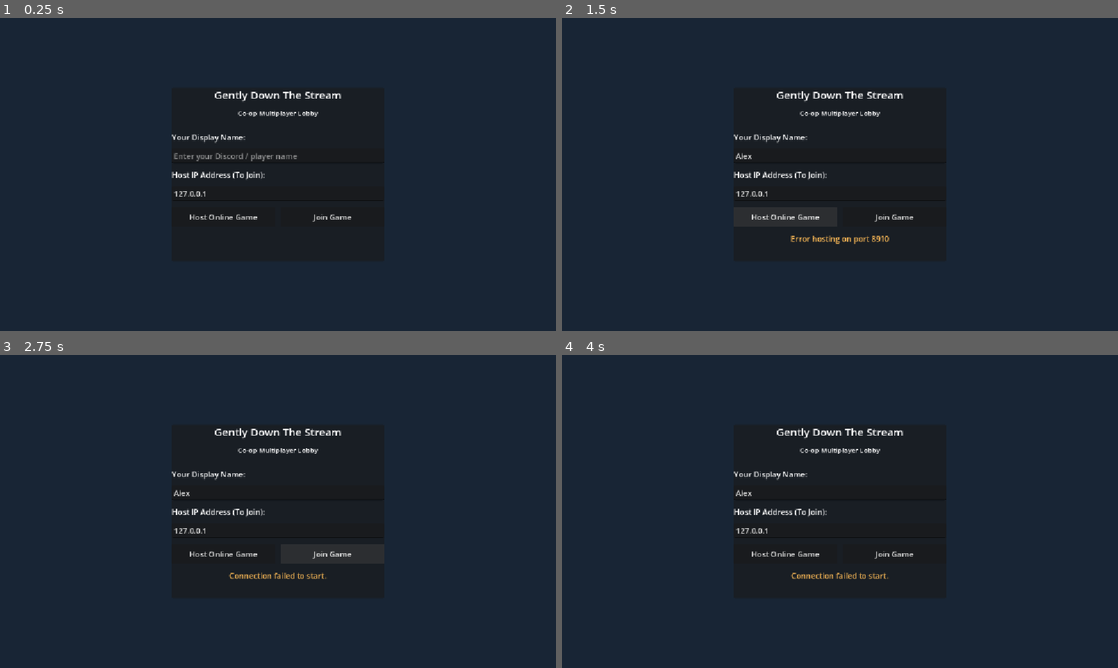
Above: before the commit, frames 1-4 (two rows, left to right).
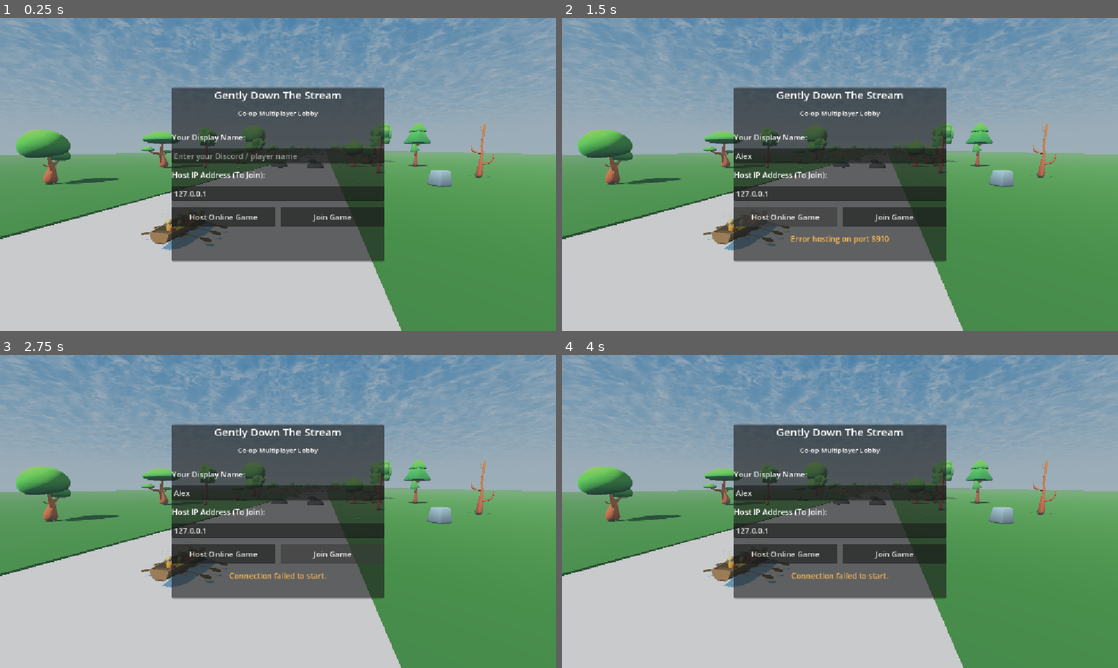
Above: after the commit, the same moments.

Repository: Calpringles/StrathPlay-StrathHack26-team-6
Game: Godot game, scene res://networking/Lobby.tscn
The game is run twice, just before and just after one commit, with the same random seed, the same clock (stepped at 60 frames per second) and the same inputs.
Inputs (mouse positions are in pixels of both pictures, inside the frame that each line leads up to):
- Up to frame 1 (0.25 s): no input
- Up to frame 2 (1.5 s): click (840, 155) at 0.52 s; type "Alex" at 0.6 s; click "Host Online Game" at 1.25 s
- Up to frame 3 (2.75 s): click "Join Game" at 2 s
- Up to frame 4 (4 s): move the mouse to (962, 495) at 2.77 s; click (962, 495) at 2.85 s; drag from (728, 527) to (812, 574) at 3.52 s

The runs differ from the first frame. In frame 1, 97% of the frame differs, in the area x 0-100%, y 0-100%; in frame 2, 97%; in frame 3, 97%; in frame 4, 97%.

Commit message:
fixed damage, added background to intro screen
updated dashboard background, changed damage system to slow down rate

Diff:
--- a/gently-down-the-stream/boat.gd
+++ b/gently-down-the-stream/boat.gd
@@ -410,7 +410,7 @@
 					CharacterCustomizer.apply_to_rower(rowers[s_idx], nm.local_customization)
 
 			if s_idx == local_seat:
-				seat_labels[s_idx].text = "%s\n[YOU - Click to Row]" % SEAT_NAMES[s_idx]
+				seat_labels[s_idx].text = "%s\n[YOU - Space / Click to Row]" % SEAT_NAMES[s_idx]
 				seat_labels[s_idx].modulate = Color(0.4, 1.0, 0.5)
 			else:
 				seat_labels[s_idx].text = "%s\n[Press %d to Row]" % [SEAT_NAMES[s_idx], s_idx + 1]
@@ -439,7 +439,7 @@
 	_update_visuals(delta)
 
 func _handle_local_input() -> void:
-	# Primary row action (Left click or assigned "row" action)
+	# Primary row action (Space or left click)
 	if Input.is_action_just_pressed("row"):
 		_request_stroke(local_seat, false)
 
--- a/gently-down-the-stream/networking/Lobby.gd
+++ b/gently-down-the-stream/networking/Lobby.gd
@@ -19,6 +19,7 @@
 @onready var copy_ip_button: Button = $CenterContainer/RoomPanel/MainHBox/LeftVBox/IPInfoBox/CopyIPButton
 @onready var player_list_container: VBoxContainer = $CenterContainer/RoomPanel/MainHBox/LeftVBox/PlayerListScroll/PlayerList
 @onready var start_button: Button = $CenterContainer/RoomPanel/MainHBox/LeftVBox/ControlRow/StartGameButton
+@onready var ready_button: Button = $CenterContainer/RoomPanel/MainHBox/LeftVBox/ControlRow/ReadyButton
 @onready var leave_button: Button = $CenterContainer/RoomPanel/MainHBox/LeftVBox/ControlRow/LeaveRoomButton
 
 @onready var seat_buttons: Array[Button] = [
@@ -74,7 +75,33 @@
 var current_customization: Dictionary = {}
 var preview_rower: Node3D = null
 
+func _setup_river_background() -> void:
+	var container = SubViewportContainer.new()
+	container.name = "RiverBackground"
+	container.set_anchors_and_offsets_preset(Control.PRESET_FULL_RECT)
+	container.stretch = true
+	container.mouse_filter = Control.MOUSE_FILTER_IGNORE
+	add_child(container)
+	move_child(container, 0)
+	var viewport = SubViewport.new()
+	viewport.name = "SceneryViewport"
+	viewport.size = Vector2i(get_viewport_rect().size)
+	viewport.own_world_3d = true
+	viewport.render_target_update_mode = SubViewport.UPDATE_ALWAYS
+	container.add_child(viewport)
+	var scenery = load(TARGET_GAME_SCENE).instantiate()
+	scenery.preview_mode = true
+	scenery.process_mode = Node.PROCESS_MODE_DISABLED
+	# The menu preview never participates in the multiplayer boat session.
+	var synchronizer = scenery.get_node_or_null("Boat/MultiplayerSynchronizer")
+	if synchronizer != null:
+		synchronizer.free()
+	viewport.add_child(scenery)
+	$Background.color = Color(0.025, 0.06, 0.09, 0.22)
+	$Background.mouse_filter = Control.MOUSE_FILTER_IGNORE
+
 func _ready() -> void:
+	_setup_river_background()
 	connect_panel.visible = true
 	room_panel.visible = false
 	connect_status_label.text = ""
@@ -87,6 +114,7 @@
 	host_button.pressed.connect(_on_host_pressed)
 	join_button.pressed.connect(_on_join_pressed)
 	start_button.pressed.connect(_on_start_game_pressed)
+	ready_button.pressed.connect(_on_ready_pressed)
 	leave_button.pressed.connect(_on_leave_pressed)
 	copy_ip_button.pressed.connect(_on_copy_ip_pressed)
 
@@ -254,7 +282,8 @@
 		var is_you = " [YOU]" if peer_id == my_id else ""
 
 		var lbl = Label.new()
-		lbl.text = "• %s%s  -->  %s" % [p_info.get("name", "Unknown"), is_you, seat_str]
+		var ready_status = "HOST" if peer_id == 1 else ("READY" if p_info.get("ready", false) else "NOT READY")
+		lbl.text = "• %s%s  -->  %s [%s]" % [p_info.get("name", "Unknown"), is_you, seat_str, ready_status]
 		player_list_container.add_child(lbl)
 
 	# Update seat buttons
@@ -282,7 +311,19 @@
 
 	# Host controls
 	start_button.visible = is_server
-	start_button.disabled = not is_server or seated_count == 0
+	start_button.disabled = not is_server or not NetworkManager.can_start_game()
+	start_button.text = "Start Game" if not start_button.disabled else "Waiting for crew"
+	ready_button.visible = not is_server
+	var local_info: Dictionary = NetworkManager.players.get(my_id, {})
+	ready_button.disabled = not NetworkManager.is_connection_ready() or local_info.get("seat", -1) < 0
+	ready_button.text = "Unready" if local_info.get("ready", false) else "Ready Up"
+	ready_button.tooltip_text = "Choose an oar first" if ready_button.disabled else "Let the host know you are ready"
+
+func _on_ready_pressed() -> void:
+	if not NetworkManager.is_connection_ready() or multiplayer.is_server():
+		return
+	var local_info: Dictionary = NetworkManager.players.get(multiplayer.get_unique_id(), {})
+	NetworkManager.request_player_ready.rpc_id(1, not local_info.get("ready", false))
 
 func _on_start_game_pressed() -> void:
 	NetworkManager.start_game(TARGET_GAME_SCENE)
--- a/gently-down-the-stream/networking/Lobby.tscn
+++ b/gently-down-the-stream/networking/Lobby.tscn
@@ -199,6 +199,13 @@
 size_flags_horizontal = 3
 text = "Leave Room"
 
+[node name="ReadyButton" type="Button" parent="CenterContainer/RoomPanel/MainHBox/LeftVBox/ControlRow" unique_id=252257894]
+visible = false
+custom_minimum_size = Vector2(0, 40)
+layout_mode = 2
+size_flags_horizontal = 3
+text = "Ready Up"
+
 [node name="StartGameButton" type="Button" parent="CenterContainer/RoomPanel/MainHBox/LeftVBox/ControlRow" unique_id=251958222]
 custom_minimum_size = Vector2(0, 42)
 layout_mode = 2
--- a/gently-down-the-stream/networking/NetworkManager.gd
+++ b/gently-down-the-stream/networking/NetworkManager.gd
@@ -142,7 +142,8 @@
 	players[sender_id] = {
 		"name": player_name,
 		"seat": -1,
-		"customization": custom_data
+		"customization": custom_data,
+		"ready": false
 	}
 	_sync_players_to_clients.rpc(players)
 	player_connected.emit(sender_id, players[sender_id])
@@ -190,13 +191,41 @@
 		if players[id].get("seat", -1) == seat_index and id != sender_id:
 			return # Taken
 	if players.has(sender_id):
+		if players[sender_id].get("seat", -1) != seat_index:
+			players[sender_id]["ready"] = false
 		players[sender_id]["seat"] = seat_index
 		_sync_players_to_clients.rpc(players)
 
 # --- Start Game Scene Sync ---
 
+@rpc("any_peer", "reliable")
+func request_player_ready(is_ready: bool) -> void:
+	if not multiplayer.is_server():
+		return
+	var sender_id = multiplayer.get_remote_sender_id()
+	if sender_id <= 1 or not players.has(sender_id):
+		return
+	if is_ready and players[sender_id].get("seat", -1) < 0:
+		return
+	players[sender_id]["ready"] = is_ready
+	_sync_players_to_clients.rpc(players)
+
+func can_start_game() -> bool:
+	if not players.has(1):
+		return false
+	var has_seated_player = false
+	for id in players:
+		has_seated_player = has_seated_player or players[id].get("seat", -1) >= 0
+		if id != 1 and not players[id].get("ready", false):
+			return false
+	# A connected peer still registering must also block the start.
+	for id in multiplayer.get_peers():
+		if not players.has(id):
+			return false
+	return has_seated_player
+
 func start_game(scene_path: String) -> void:
-	if not multiplayer.is_server():
+	if not multiplayer.is_server() or not can_start_game():
 		return
 	# Ensure every peer has the final names, seats, and customization data
 	# before the river scene is created on each machine.
--- a/gently-down-the-stream/project.godot
+++ b/gently-down-the-stream/project.godot
@@ -28,7 +28,7 @@
 
 row={
 "deadzone": 0.2,
-"events": [null, Object(InputEventMouseButton,"resource …(323 unchanged characters)…
+"events": [Object(InputEventKey,"physical_keycode":32), Object(InputEventMouseButton,"resource …(323 unchanged characters)…
 ]
 }
 
--- a/gently-down-the-stream/river.gd
+++ b/gently-down-the-stream/river.gd
@@ -6,6 +6,7 @@
 const RIVER_LENGTH: float = 1000.0 # 1000 meters to finish line
 const OBSTACLE_SEED: int = 42819
 const WATERFALL_Z: float = -1018.0
+@export var preview_mode: bool = false
 var victory_elapsed: float = 0.0
 var victory_start_x: float = 0.0
 var victory_title: Label
@@ -47,6 +48,8 @@
 
 # Damage cooldown
 var damage_cooldown: float = 0.0
+var damaged_objects: Dictionary = {}
+const OBJECT_DAMAGE_INTERVAL: float = 2.0
 
 func _ready() -> void:
 	_create_environment()
@@ -54,6 +57,12 @@
 	_create_river_banks()
 	_generate_obstacles()
 	_decorate_banks()
+	if preview_mode:
+		boat.set_physics_process(false)
+		camera.set_as_top_level(true)
+		camera.global_position = Vector3(7, 4.5, 9)
+		camera.look_at(Vector3(0, 0.7, -22), Vector3.UP)
+		return
 	_create_start_banner()
 	_create_finish_line()
 	_create_waterfall()
@@ -824,7 +833,7 @@
 	bottom_panel.add_child(bottom_vbox)
 
 	var hint_lbl = Label.new()
-	hint_lbl.text = "• Left Click: Row Forward | Right Click: Backwater/Turn | Keys 1-6: Row Any Seat (Offline) | Call timing in Discord for Sync Surge!"
+	hint_lbl.text = "• Space / Left Click: Row | Right Click: Backwater/Turn | Keys 1-6: Row Any Seat (Offline) | Time strokes together for Sync Surge!"
 	hint_lbl.horizontal_alignment = HORIZONTAL_ALIGNMENT_CENTER
 	hint_lbl.add_theme_font_size_override("font_size", 14)
 	hint_lbl.modulate = Color(0.9, 0.9, 0.9, 0.8)
@@ -982,6 +991,8 @@
 			var col = boat.get_slide_collision(i)
 			var collider = col.get_collider()
 			if collider != null:
+				if not can_damage_from_object(collider):
+					continue
 				var col_name = collider.name
 				var dmg = 0.0
 				if collider.is_in_group("river_damage_obstacle") or col_name.begins_with("Rock"):
@@ -994,7 +1005,7 @@
 					dmg = 18.0
 
 				if dmg > 0.0:
-					_apply_damage(dmg, "Collided with %s!" % col_name)
+					apply_object_damage(collider, dmg, "Collided with %s!" % col_name)
 					collided_obstacle = true
 					break
 
@@ -1007,11 +1018,22 @@
 	if damage_cooldown <= 0.0:
 		var obstacles := get_tree().get_nodes_in_group("river_damage_obstacle")
 		for obstacle in obstacles:
-			if is_instance_valid(obstacle) and boat.global_position.distance_to(obstacle.global_position) < 2.6:
+			if is_instance_valid(obstacle) and can_damage_from_object(obstacle) and boat.global_position.distance_to(obstacle.global_position) < 2.6:
 				var hit_damage := 10.0 if obstacle.name.begins_with("Log") else 15.0
-				_apply_damage(hit_damage, "Collided with %s!" % obstacle.name)
+				apply_object_damage(obstacle, hit_damage, "Collided with %s!" % obstacle.name)
 				damage_cooldown = 0.6
 				break
+
+func can_damage_from_object(object: Node) -> bool:
+	return elapsed_time >= float(damaged_objects.get(object.get_instance_id(), -OBJECT_DAMAGE_INTERVAL))
+
+func apply_object_damage(object: Node, amount: float, reason: String) -> bool:
+	var object_id = object.get_instance_id()
+	if not can_damage_from_object(object) or game_state != GameState.PLAYING or not _is_game_authority():
+		return false
+	damaged_objects[object_id] = elapsed_time + OBJECT_DAMAGE_INTERVAL
+	_apply_damage(amount, reason)
+	return true
 
 func _apply_damage(amount: float, reason: String) -> void:
 	var new_health = maxf(0.0, boat_health - amount)
@@ -1167,6 +1189,80 @@
 	foam_material.albedo_color = Color(0.9, 0.98, 1)
 	foam.material_override = foam_material
 	add_child(foam)
+	_create_waterfall_rainbow()
+	_create_waterfall_spray()
+
+func _create_waterfall_rainbow() -> void:
+	var rainbow = MeshInstance3D.new()
+	rainbow.name = "WaterfallRainbow"
+	var surface = SurfaceTool.new()
+	surface.begin(Mesh.PRIMITIVE_TRIANGLES)
+	var colors = [Color(1, 0.18, 0.15, 0.55), Color(1, 0.52, 0.1, 0.55), Color(1, 0.9, 0.16, 0.55), Color(0.25, 0.88, 0.38, 0.55), Color(0.15, 0.65, 1, 0.55), Color(0.35, 0.3, 0.9, 0.55), Color(0.72, 0.3, 0.9, 0.55)]
+	for band in range(colors.size()):
+		var outer = 12.0 - band * 0.3
+		var inner = outer - 0.3
+		for segment in range(64):
+			var a = PI * segment / 64.0
+			var b = PI * (segment + 1) / 64.0
+			var points = [Vector3(cos(a) * outer, sin(a) * outer, 0), Vector3(cos(b) * outer, sin(b) * outer, 0), Vector3(cos(a) * inner, sin(a) * inner, 0), Vector3(cos(a) * inner, sin(a) * inner, 0), Vector3(cos(b) * outer, sin(b) * outer, 0), Vector3(cos(b) * inner, sin(b) * inner, 0)]
+			for point in points:
+				surface.set_color(colors[band])
+				surface.set_normal(Vector3.FORWARD)
+				surface.add_vertex(point)
+	rainbow.mesh = surface.commit()
+	var material = StandardMaterial3D.new()
+	material.vertex_color_use_as_albedo = true
+	material.shading_mode = BaseMaterial3D.SHADING_MODE_UNSHADED
+	material.transparency = BaseMaterial3D.TRANSPARENCY_ALPHA
+	material.cull_mode = BaseMaterial3D.CULL_DISABLED
+	rainbow.material_override = material
+	rainbow.position = Vector3(0, -16.5, WATERFALL_Z - 8)
+	add_child(rainbow)
+
+func _create_waterfall_spray() -> void:
+	var mist = CPUParticles3D.new()
+	mist.name = "WaterfallMist"
+	mist.position = Vector3(0, -17, WATERFALL_Z - 1.5)
+	mist.amount = 100
+	mist.lifetime = 2.5
+	mist.emission_shape = CPUParticles3D.EMISSION_SHAPE_BOX
+	mist.emission_box_extents = Vector3(8, 0.25, 1.5)
+	mist.direction = Vector3(0, 1, -0.2)
+	mist.spread = 35
+	mist.initial_velocity_min = 1.5
+	mist.initial_velocity_max = 3.0
+	mist.gravity = Vector3(0, -0.5, 0)
+	var puff = QuadMesh.new()
+	puff.size = Vector2(1.5, 1.5)
+	var material = ShaderMaterial.new()
+	material.shader = load("res://waterfall_mist.gdshader")
+	puff.material = material
+	mist.mesh = puff
+	var fade = Gradient.new()
+	fade.set_color(0, Color(1, 1, 1, 0.35))
+	fade.set_color(1, Color(1, 1, 1, 0))
+	mist.color_ramp = fade
+	add_child(mist)
+	var spray = CPUParticles3D.new()
+	spray.name = "WaterfallSpray"
+	spray.position = Vector3(0, -0.25, WATERFALL_Z - 0.25)
+	spray.amount = 140
+	spray.lifetime = 2.0
+	spray.emission_shape = CPUParticles3D.EMISSION_SHAPE_BOX
+	spray.emission_box_extents = Vector3(8.5, 0.15, 0.15)
+	spray.direction = Vector3(0, -1, -0.12)
+	spray.spread = 10
+	spray.initial_velocity_min = 1.5
+	spray.initial_velocity_max = 3.0
+	spray.gravity = Vector3(0, -9, 0)
+	var droplet = SphereMesh.new()
+	droplet.radius = 0.07
+	droplet.height = 0.22
+	var droplet_material = StandardMaterial3D.new()
+	droplet_material.albedo_color = Color(0.82, 0.95, 1)
+	droplet.material = droplet_material
+	spray.mesh = droplet
+	add_child(spray)
 
 func _on_retry_pressed() -> void:
 	if not _is_game_authority():
--- a/gently-down-the-stream/river_chase.gd
+++ b/gently-down-the-stream/river_chase.gd
@@ -163,13 +163,8 @@
 		croc.visible = true
 		if authority and river.game_state == river.GameState.PLAYING:
 			var touching = absf(boat.position.x - croc.position.x) < 2.1 and absf(boat.position.z - z) < 2.6
-			if not touching and clock >= float(croc.get_meta("hit_until")):
-				croc.set_meta("hit", false)
-			if touching and not croc.get_meta("hit"):
-				croc.set_meta("hit", true)
-				croc.set_meta("hit_until", clock + 1.5)
+			if touching and river.apply_object_damage(croc, 12.0, "Crocodile! Keep rowing!"):
 				boat.velocity *= 0.55
-				river._apply_damage(12.0, "Crocodile! Keep rowing!")
 
 func _process(delta: float) -> void:
 	if not river._is_game_authority() and river.game_state == river.GameState.PLAYING:
--- a/gently-down-the-stream/river_hazards.gd
+++ b/gently-down-the-stream/river_hazards.gd
@@ -127,7 +127,7 @@
 			if absf(distance) < 2.7 and boat.position.x >= minf(tip_x, tree.position.x) - 0.8 and boat.position.x <= maxf(tip_x, tree.position.x) + 0.8:
 				tree.set_meta("hit", true)
 				if river.damage_cooldown <= 0.0:
-					river._apply_damage(18.0, "Falling tree!")
+					river.apply_object_damage(tree.get_node(tree.get_meta("body_name")), 18.0, "Falling tree!")
 					river.damage_cooldown = 0.8
 					boat.velocity *= 0.6
 
--- /dev/null
+++ b/gently-down-the-stream/test_lobby_ready.gd
@@ -0,0 +1,26 @@
+extends SceneTree
+func _init() -> void:
+	call_deferred("_run")
+func _run() -> void:
+	var manager = root.get_node("NetworkManager")
+	manager.players = {1: {"name": "Host", "seat": 0}}
+	assert(manager.can_start_game(), "Host must not need to ready up")
+	manager.players[2] = {"name": "Guest", "seat": 1, "ready": false}
+	assert(not manager.can_start_game(), "Unready guest must block start")
+	manager.start_game("res://river.tscn")
+	assert(current_scene == null, "Server must enforce ready gate even outside the UI")
+	manager.players[2]["ready"] = true
+	assert(manager.can_start_game(), "Ready guest must allow start")
+	manager.players[3] = {"name": "New guest", "seat": -1, "ready": false}
+	assert(not manager.can_start_game(), "New guest must block start")
+	manager.players.erase(3)
+	assert(manager.can_start_game(), "Departed guest must stop blocking start")
+	manager.players[2]["ready"] = false
+	assert(not manager.can_start_game(), "Unready toggle must block start again")
+	manager.players.clear()
+	var lobby = load("res://networking/Lobby.tscn").instantiate()
+	root.add_child(lobby)
+	await process_frame
+	assert(lobby.ready_button != null, "Ready button must be present")
+	print("PASS: host exemption, ready gate, new joins, departures, unready and lobby loading")
+	quit()
--- /dev/null
+++ b/gently-down-the-stream/test_lobby_visuals.gd
@@ -0,0 +1,28 @@
+extends SceneTree
+
+func _init() -> void:
+	call_deferred("_run")
+
+func _run() -> void:
+	var lobby = load("res://networking/Lobby.tscn").instantiate()
+	root.add_child(lobby)
+	await process_frame
+	var viewport = lobby.get_node("RiverBackground/SceneryViewport")
+	var scenery = viewport.get_node("River")
+	assert(viewport.own_world_3d and scenery.preview_mode, "Menu must render an isolated actual-game river background")
+	assert(scenery.process_mode == Node.PROCESS_MODE_DISABLED, "Menu scenery must not run gameplay")
+	assert(scenery.get_node_or_null("Boat/MultiplayerSynchronizer") == null, "Menu boat must not participate in network session")
+	assert(scenery.get_node_or_null("HUD") == null, "Preview must not show gameplay HUD")
+	assert(lobby.connect_panel.visible and not lobby.room_panel.visible, "Connect form must remain usable")
+	assert(lobby.get_node("Background").color.a < 0.3, "River background must remain visible through the overlay")
+	lobby._rotate_preview(30.0)
+	assert(is_equal_approx(lobby.preview_rower.rotation_degrees.y, 210.0), "Character rotation must still work")
+	lobby.queue_free()
+	await process_frame
+	var river = load("res://river.tscn").instantiate()
+	root.add_child(river)
+	assert(river.get_node("WaterfallRainbow").mesh != null, "Waterfall must have a visible rainbow mesh")
+	assert(river.get_node("WaterfallMist").emitting, "Waterfall must have mist")
+	assert(river.get_node("WaterfallSpray").emitting, "Waterfall must have falling spray")
+	print("PASS: actual river menu background, isolated preview, usable form, character rotation, rainbow, mist and waterfall spray")
+	quit()
--- a/gently-down-the-stream/test_river_chase.gd
+++ b/gently-down-the-stream/test_river_chase.gd
@@ -42,12 +42,13 @@
 	assert(is_equal_approx(river.boat_health, 88.0), "One crossing must not repeatedly damage hull")
 	var half_crossing = (PI / 2.0) * chase.CROCODILE_PATROL_WIDTH / chase.crocodile_speed
 	chase.clock += half_crossing
+	river.elapsed_time += half_crossing
 	chase._update_crocodiles(true)
 	assert(croc.visible and is_equal_approx(croc.position.x, chase.CROCODILE_PATROL_WIDTH), "Crocodile must stay visible at the bank")
 	chase.clock += half_crossing
 	chase._update_crocodiles(true)
 	assert(croc.visible and absf(croc.position.x) < 0.01, "Crocodile must swim back across the river")
-	assert(is_equal_approx(river.boat_health, 76.0), "Returning crocodile may damage the boat after separating")
+	assert(is_equal_approx(river.boat_health, 76.0), "Returning crocodile may damage boat again after two seconds")
 	chase.clock += 20.0 * PI * chase.CROCODILE_PATROL_WIDTH / chase.crocodile_speed
 	chase._update_crocodiles(false)
 	assert(croc.visible and absf(croc.position.x) <= chase.CROCODILE_PATROL_WIDTH, "Patrol must continue after many crossings")
--- a/gently-down-the-stream/test_river_hazards.gd
+++ b/gently-down-the-stream/test_river_hazards.gd
@@ -81,5 +81,22 @@
 	chase.clock = 23.2
 	hazards.update_jumping_fish()
 	assert(hazards.jumpers[0].visible, "Fish jumps must repeat occasionally")
+	river.boat_health = 100.0
+	var object = Node3D.new()
+	river.add_child(object)
+	assert(river.apply_object_damage(object, 15.0, "Test rock"), "First object hit must apply its original damage")
+	assert(is_equal_approx(river.boat_health, 85.0), "Rock damage must remain 15 points")
+	assert(not river.apply_object_damage(object, 15.0, "Test rock"), "Repeated contact with same object must be ignored")
+	assert(is_equal_approx(river.boat_health, 85.0), "Repeated contact must not drain health")
+	var other_object = Node3D.new()
+	river.add_child(other_object)
+	assert(river.apply_object_damage(other_object, 10.0, "Test log"), "Different object must still penalise boat")
+	assert(is_equal_approx(river.boat_health, 75.0), "Log damage must remain 10 points")
+	river.elapsed_time += 1.99
+	assert(not river.apply_object_damage(object, 15.0, "Test rock"), "Same object must wait the full two seconds")
+	river.elapsed_time += 0.02
+	assert(river.apply_object_damage(object, 15.0, "Test rock"), "Same object must damage again after two seconds")
+	assert(is_equal_approx(river.boat_health, 60.0), "Repeated damage must preserve original amount")
+	assert(not river.apply_object_damage(object, 15.0, "Test rock"), "Cooldown must restart after each damage tick")
 	print("PASS: course-wide trees, warning and fall timing, clear lane, tree damage, snapshots, local whirlpool forces, leak stages and occasional fish jumps")
 	quit(0)
--- a/gently-down-the-stream/waterfall.gdshader
+++ b/gently-down-the-stream/waterfall.gdshader
@@ -6,9 +6,11 @@
 }
 
 void fragment() {
-	float streak = sin(UV.x * 180.0 + sin(UV.y * 12.0 - TIME * 6.0) * 2.0);
-	float froth = smoothstep(0.15, 0.8, streak);
-	ALBEDO = mix(vec3(0.08, 0.5, 0.65), vec3(0.92, 0.98, 1.0), froth);
+	float flow = UV.y * 95.0 - TIME * 9.0;
+	float streak = sin(UV.x * 150.0 + sin(flow * 0.3) * 1.2);
+	float spray = sin(flow + UV.x * 40.0) * sin(UV.x * 70.0 - TIME * 2.0);
+	float froth = smoothstep(-0.4, 0.8, streak + spray * 0.7);
+	ALBEDO = mix(vec3(0.18, 0.6, 0.78), vec3(0.95, 0.99, 1.0), froth);
 	ROUGHNESS = 0.3;
-	EMISSION = vec3(0.08, 0.13, 0.15) * froth;
+	EMISSION = vec3(0.14, 0.2, 0.23) * froth;
 }
--- /dev/null
+++ b/gently-down-the-stream/waterfall_mist.gdshader
@@ -0,0 +1,12 @@
+shader_type spatial;
+render_mode unshaded, cull_disabled, depth_draw_never;
+
+void vertex() {
+	MODELVIEW_MATRIX = VIEW_MATRIX * mat4(INV_VIEW_MATRIX[0], INV_VIEW_MATRIX[1], INV_VIEW_MATRIX[2], MODEL_MATRIX[3]);
+}
+
+void fragment() {
+	float soft = 1.0 - smoothstep(0.1, 0.5, distance(UV, vec2(0.5)));
+	ALBEDO = vec3(0.9, 0.97, 1.0);
+	ALPHA = soft * COLOR.a * 0.45;
+}
Not shown, added: gently-down-the-stream/test_lobby_ready.gd.uid
Not shown, added: gently-down-the-stream/test_lobby_visuals.gd.uid
Not shown, added: gently-down-the-stream/waterfall_mist.gdshader.uid
